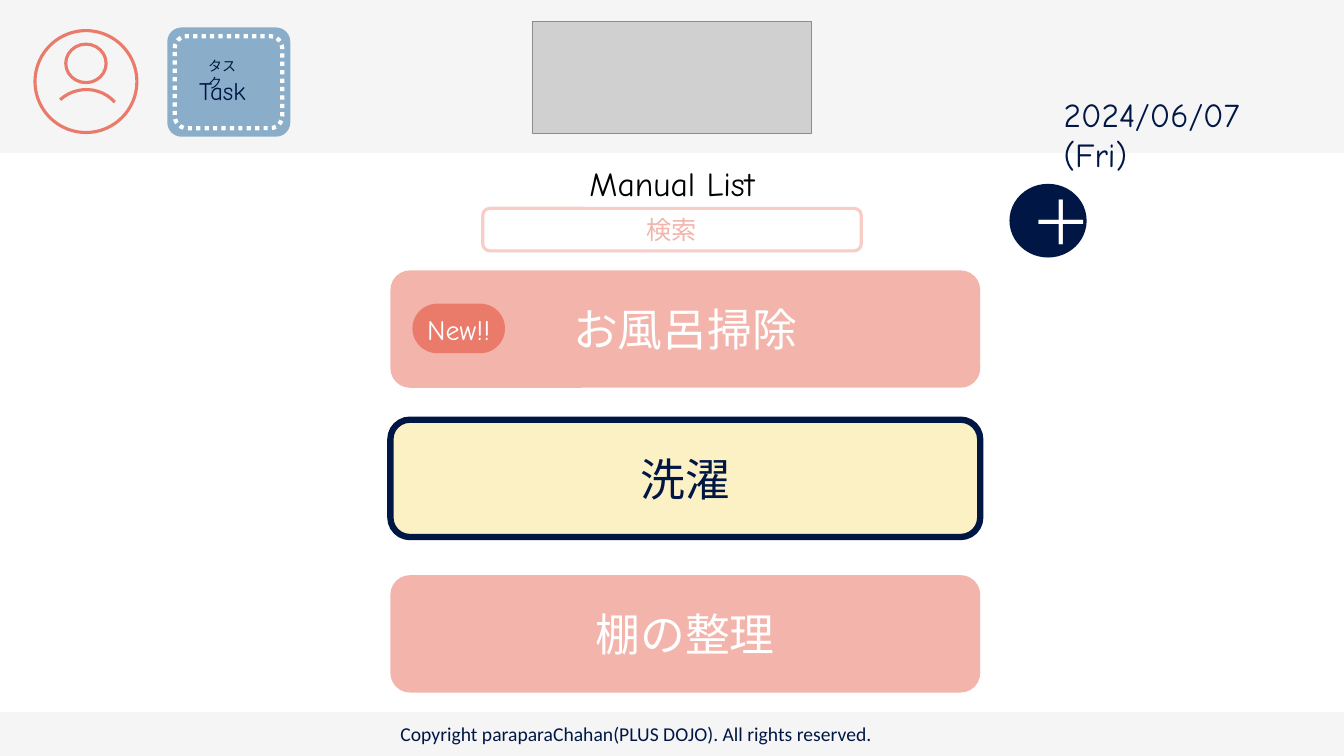
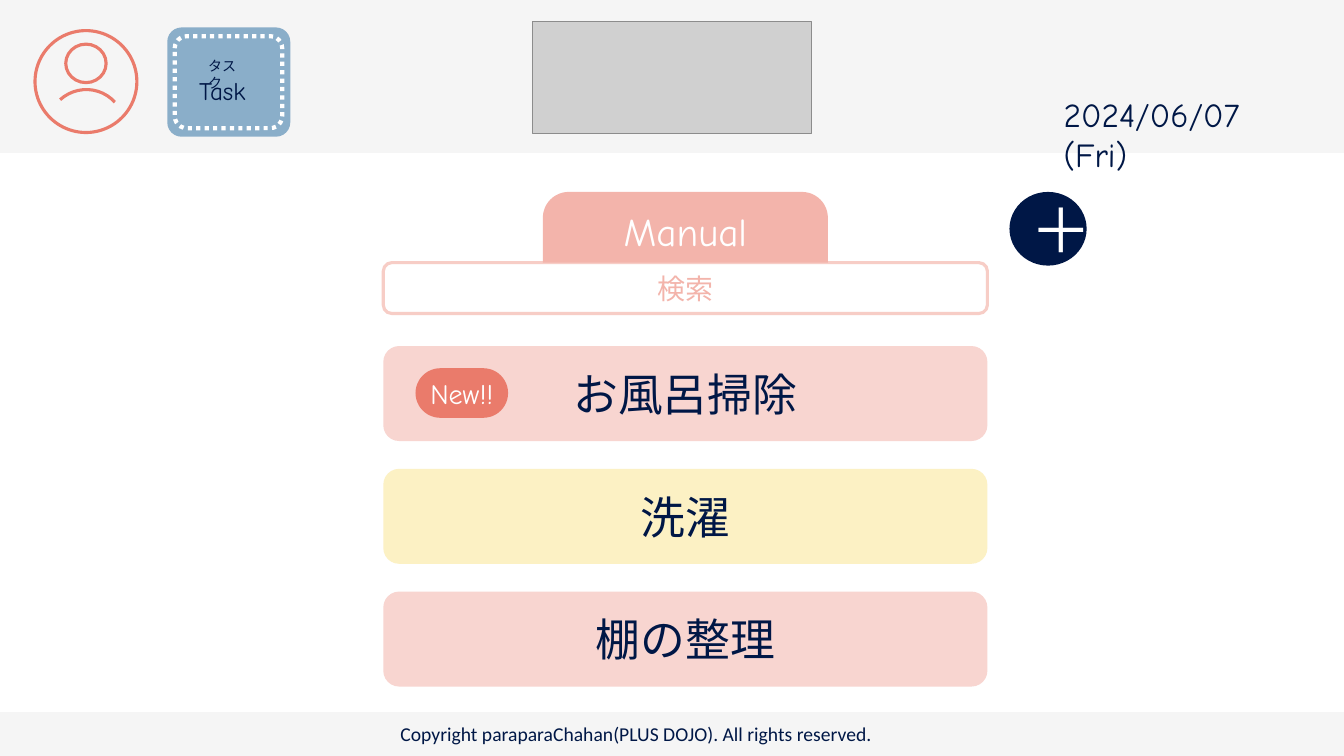
Before and after one commit to plusdojo2024/C2, a slide deck: slide 11 of doc/13_外部設計/famiLink 画面デザイン.pptx (slide 12 before the commit). Drawn at 1344x756 pixels with LibreOffice and Linux fonts; fonts in the diff are those of the drawing; grey boxes stand for pictures. Boxes give left, top, right and bottom in pixels: in the first picture for what was removed or moved away, otherwise in the second. Text is boxed around its words. In the diff, an @@ line names an element or a change of style, - is before the commit and + after.

```diff
--- a/doc/13_外部設計/famiLink 画面デザイン.pptx
+++ b/doc/13_外部設計/famiLink 画面デザイン.pptx
@@ round same rect added at [543, 192, 829, 262], fill #F3B4AB @@
@@ ellipse "＋": place and size @@
-ellipse "＋" at [1009, 184, 1087, 257]
+ellipse "＋" at [1009, 192, 1087, 265]
@@ text at [624, 219, 747, 246]: text changed; size 24 to 28 pt; text colour #000000 to #FFFFFF @@
-Manual List
+Manual
@@ rounded rectangle "検索": place and size @@
-rounded rectangle "検索" at [483, 209, 862, 251]
+rounded rectangle "検索" at [383, 263, 987, 314]
@@ rounded rectangle "検索" at [383, 263, 987, 314]: size 18 to 20 pt @@
@@ rounded rectangle "お風呂掃除" at [383, 346, 987, 441]: text colour #FFFFFF to #001746; fill #F3B4AB to #F8D5D0 @@
@@ rounded rectangle "お風呂掃除": place and size @@
-rounded rectangle "お風呂掃除" at [390, 270, 980, 387]
+rounded rectangle "お風呂掃除" at [383, 346, 987, 441]
@@ text "New!!": place and size @@
-text "New!!" at [427, 321, 490, 340]
+text "New!!" at [430, 385, 493, 404]
@@ rounded rectangle: place and size @@
-rounded rectangle at [412, 303, 505, 353]
+rounded rectangle at [415, 368, 508, 417]
@@ rounded rectangle "洗濯": place and size @@
-rounded rectangle "洗濯" at [390, 419, 980, 536]
+rounded rectangle "洗濯" at [383, 469, 987, 564]
@@ rounded rectangle "洗濯" at [383, 469, 987, 564]: outline #001746 4.5 pt to none @@
@@ rounded rectangle "棚の整理": place and size @@
-rounded rectangle "棚の整理" at [390, 576, 980, 693]
+rounded rectangle "棚の整理" at [383, 592, 987, 687]
@@ rounded rectangle "棚の整理" at [383, 592, 987, 687]: text colour #FFFFFF to #001746; fill #F3B4AB to #F8D5D0 @@
```
Also in this commit, not shown: 17 other slides changed, 5 slides added, 1 slide removed.
